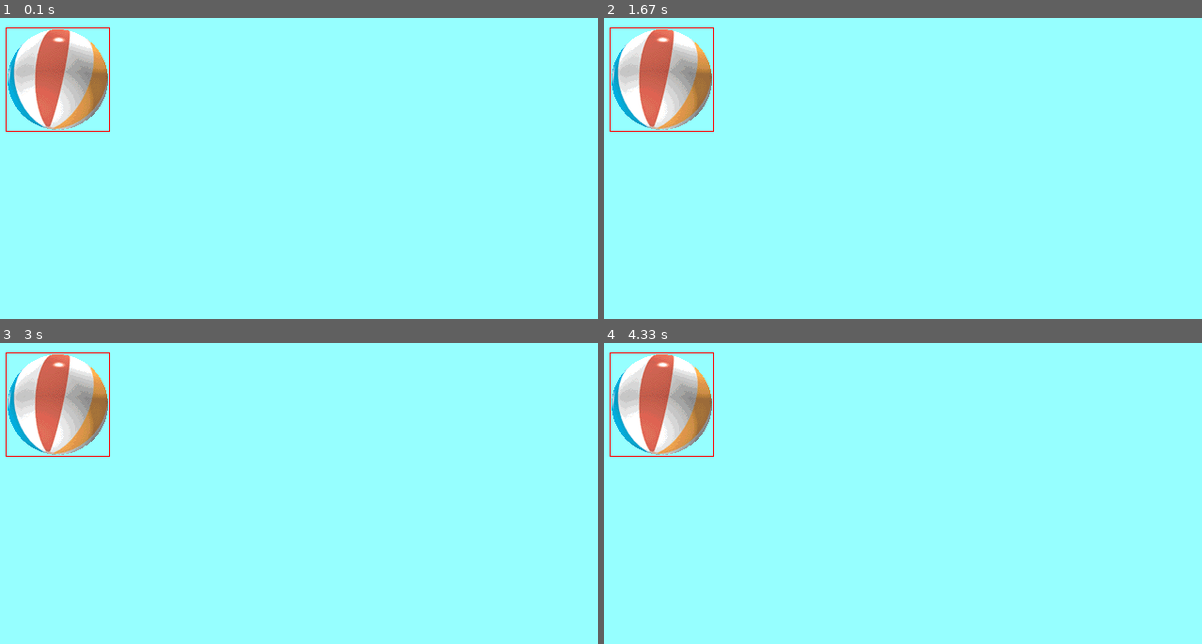
Above: before the commit, frames 1-4 (two rows, left to right).
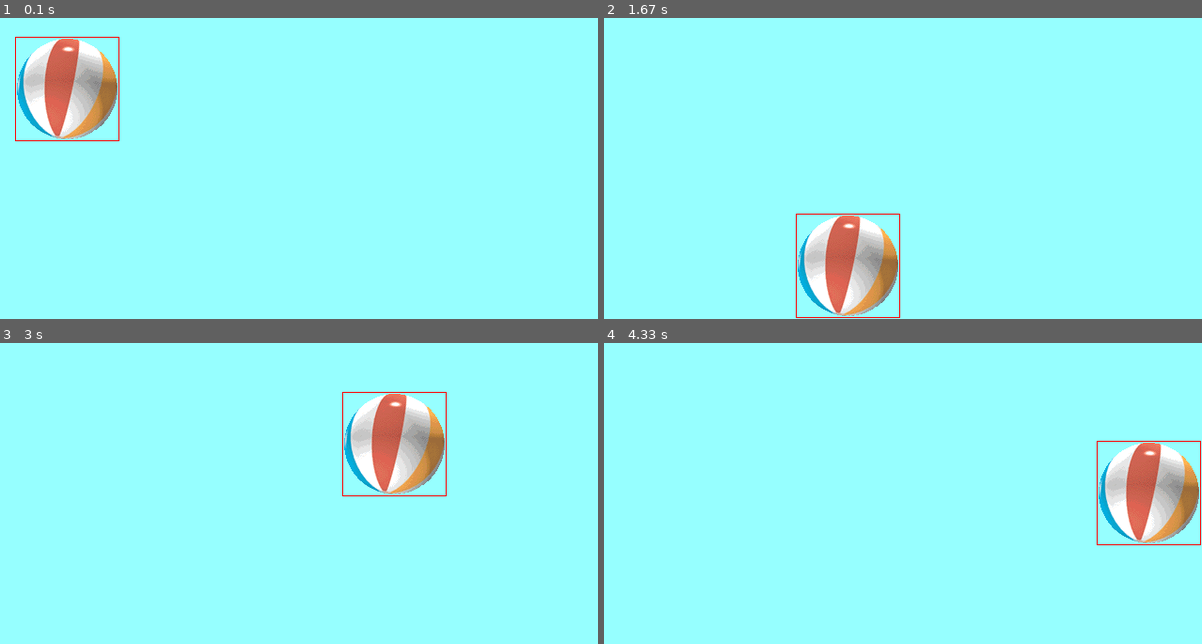
Above: after the commit, the same moments.

Repository: rasql/oc20
Game: pygame game, started from pygame/ball_demo.py
Same seed, same stepped clock (60 frames per second), same inputs: the game is played once before the commit and once after it.
Inputs:
- Up to frame 1 (0.1 s): no input
- Up to frame 2 (1.67 s): no input
- Up to frame 3 (3 s): no input
- Up to frame 4 (4.33 s): no input

The runs differ from the first frame. In frame 1, 4.2% of the frame differs, in the area x 0-20%, y 3-41%; in frame 2, 9.2%, in the area x 0-50%, y 3-100%; in frame 3, 9.2%; in frame 4, 9.2%.

Commit message:
Update ball_demo.py

Diff:
--- a/pygame/ball_demo.py
+++ b/pygame/ball_demo.py
@@ -25,7 +25,7 @@
         if event.type == QUIT:
             running = False
 
-        rect = rect.move(speed)
+    rect = rect.move(speed)
     if rect.left < 0 or rect.right > width:
         speed[0] = -speed[0]
     if rect.top < 0 or rect.bottom > height:
